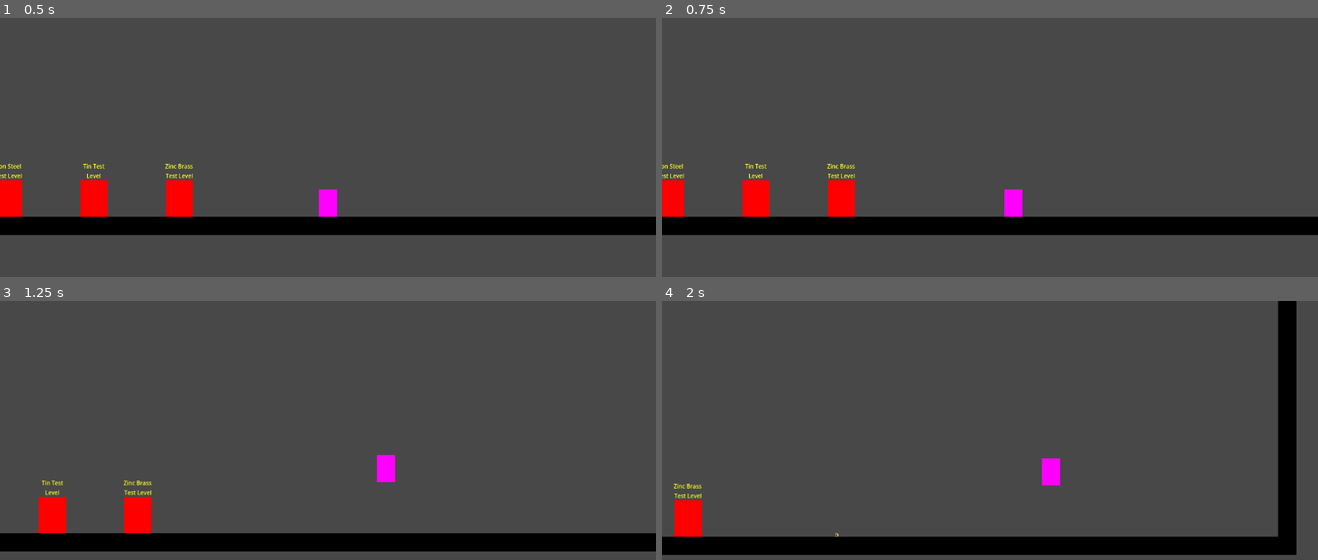
Above: before the commit, frames 1-4 (two rows, left to right).
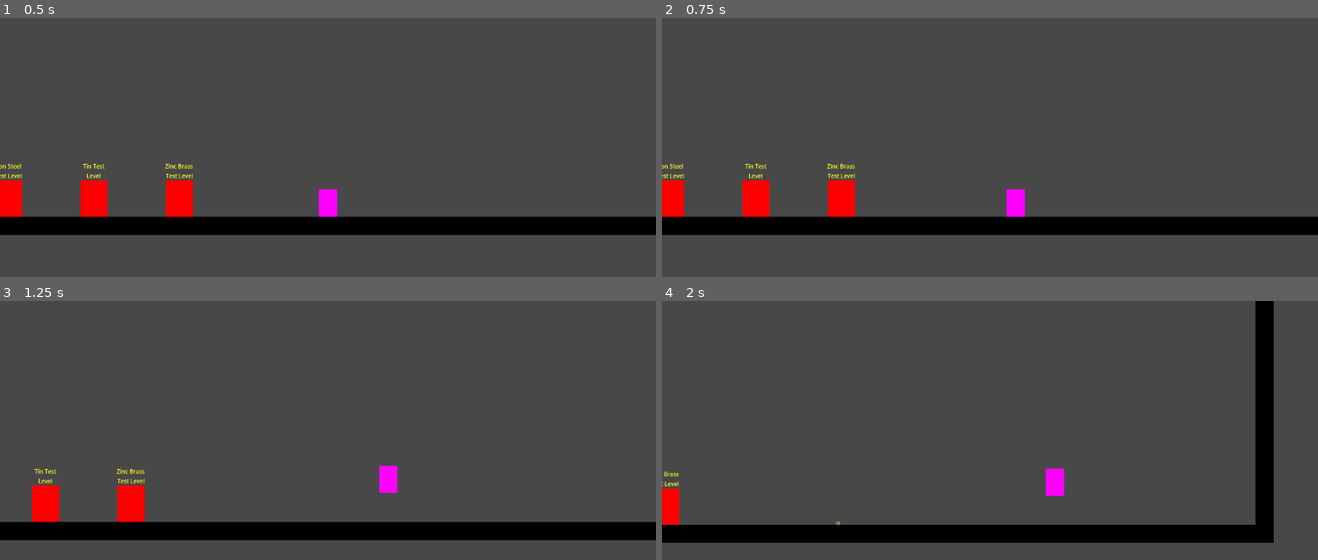
Above: after the commit, the same moments.

Repository: EdwardStanford7/MistbornGame
Game: Godot game, scene res://Levels/main.tscn
Same seed, same stepped clock (60 frames per second), same inputs: the game is played once before the commit and once after it.
Inputs (mouse positions are in pixels of both pictures, inside the frame that each line leads up to):
- Up to frame 1 (0.5 s): no input
- Up to frame 2 (0.75 s): tap Enter (enter_loading_zone) at 0.5 s; move the mouse to (1134, 183) at 0.52 s; hold D (right) from 0.53 s (still down); hold Shift (iron) from 0.53 s (still down)
- Up to frame 3 (1.25 s): keep holding D (right); keep holding Shift (iron); tap Space (jump) at 0.77, 1.07 s; tap Ctrl (steel) at 0.8 s
- Up to frame 4 (2 s): keep holding D (right); move the mouse to (858, 503) at 1.27 s; release Shift (iron) at 1.28 s; tap Ctrl (steel) at 1.35 s; tap Space (jump) at 1.52, 1.82 s; click (858, 503) at 1.55 s

Frame 1 is identical in both runs. In frame 2, less than 0.1% of the frame differs, in the area x 52-56%, y 66-77%; in frame 3, 10%; in frame 4, 15%, in the area x 0-97%, y 0-99%.

Commit message:
Honestly don't think anything improved

Diff:
--- a/Characters/player.tscn
+++ b/Characters/player.tscn
@@ -14,10 +14,10 @@
 collision_layer = 2
 slide_on_ceiling = false
 script = ExtResource("1_7nm3l")
-friction = 0.075
+friction = 0.85
 move_force = 2000
-jump_force = 20000
-pull_push_force = 150000
+jump_force = 17500
+pull_push_force = 100000
 mass = 30
 throw_force = 400
 health = 100
--- a/Scripts/coin.gd
+++ b/Scripts/coin.gd
@@ -1,66 +1,43 @@
 extends RigidBody2D
 
-var being_moved = false
-var move_updates = 0
-var previous_position = Vector2.ZERO
+var net_force : Vector2 = Vector2.ZERO
+var previous_linear_velocity : Vector2 = Vector2.ZERO
+var being_affected = false
 
 func _ready():
 	self.body_entered.connect(on_body_entered)
 
-func pull(player_position: Vector2, player_mass: float, pull_strength: float) -> Vector2:
-	var self_percentage = player_mass / (mass + player_mass)
-	var player_percentage = mass / (mass + player_mass)
+func _integrate_forces(state):
+	net_force = Vector2.ZERO
 
-	var distance_vector = position - player_position
-	var direction = distance_vector.normalized()
-	var distance_decay = distance_vector.length()
+	if state.get_contact_count() > 0:
+		var dv : Vector2 = state.linear_velocity - previous_linear_velocity
+		net_force = mass * dv #/ state.step
 
-	var self_force = self_percentage * pull_strength * -direction / distance_decay
+	previous_linear_velocity = state.linear_velocity
 
-	var used_force
-	if being_moved:
-		used_force = (position - previous_position) * mass
-		previous_position = position
-	else:
-		used_force = self_force
-		move_updates += 1
-		if move_updates > 5:
-			being_moved = true
+func pull(player_position: Vector2, pull_strength: float) -> Vector2:
+	var direction = player_position.direction_to(position)
+	var force = pull_strength * direction / (position - player_position).length()
 
-	var player_force = player_percentage * pull_strength * direction / distance_decay - (self_force - used_force)
+	if being_affected:
+		force += force.project(force - net_force)
+	being_affected = true
 
-	self.apply_force(self_force / 10)
-	return player_force
+	self.apply_force(-force)
+	return force
 
-func push(player_position: Vector2, player_mass: float, push_strength: float) -> Vector2:
-	var self_percentage = player_mass / (mass + player_mass)
-	var player_percentage = mass / (mass + player_mass)
+func push(player_position: Vector2, push_strength: float) -> Vector2:
+	var direction = position.direction_to(player_position)
+	var force = push_strength * direction / (position - player_position).length()
 
-	var distance_vector = position - player_position
-	var direction = distance_vector.normalized()
-	var distance_decay = distance_vector.length()
+	if being_affected:
+		force += force.project(force - net_force)
+	being_affected = true
 
-	var self_force = self_percentage * push_strength * direction / distance_decay
-
-	var used_force
-	if being_moved:
-		used_force = (position - previous_position) * mass
-		previous_position = position
-	else:
-		used_force = self_force
-		move_updates += 1
-		if move_updates > 5:
-			being_moved = true
-
-	var player_force = player_percentage * push_strength * -direction / distance_decay - (self_force - used_force)
-
-	self.apply_force(self_force / 10)
-	return player_force
+	self.apply_force(-force)
+	return force
 
 func on_body_entered(other):
 	if other.is_in_group("Player"):
 		self.queue_free()
-
-func allomancy_released():
-	being_moved = false
-	move_updates = 0
--- a/Scripts/metal_plate.gd
+++ b/Scripts/metal_plate.gd
@@ -2,8 +2,8 @@
 
 var mass: float = INF
 
-func pull(player_position: Vector2, _player_mass: float, pull_strength: float) -> Vector2:
+func pull(player_position: Vector2, pull_strength: float) -> Vector2:
 	return pull_strength * (position - player_position).normalized() / (position - player_position).length()
 
-func push(player_position: Vector2, _player_mass: float, push_strength: float) -> Vector2:
+func push(player_position: Vector2, push_strength: float) -> Vector2:
 	return push_strength * (player_position - position).normalized() / (position - player_position).length()
--- a/Scripts/player.gd
+++ b/Scripts/player.gd
@@ -1,8 +1,6 @@
 extends CharacterBody2D
 
 signal enter_loading_zone
-signal iron_released
-signal steel_released
 signal zinc_released
 signal brass_released
 
@@ -58,25 +56,10 @@
 func _physics_process(_delta):
 	force_per_frame = Vector2(0, 0)
 
-	if is_grounded():
-		has_jump = true
-		coyote_timer = coyote_time
-
-	if !(is_on_floor() || is_on_wall() || is_on_ceiling()) && coyote_timer > 0:
-		coyote_timer -= 1
-		if coyote_timer == 0:
-			has_jump = false
+	coyote_update()
 
 	if is_stunned:
-		stun_timer -= 1
-		handle_gravity()
-		handle_friction()
-		velocity += force_per_frame / mass # Might need to do something to limit horizontal velocity specifically
-		move_and_slide()
-
-		if stun_timer <= 0:
-			is_stunned = false
-
+		stun_update()
 		return
 
 	# Allomantic actions
@@ -100,10 +83,7 @@
 	handle_move_input()
 
 	# Finalize physics
-	handle_gravity()
-	handle_friction()
-	velocity += force_per_frame / mass # Might need to do something to limit horizontal velocity specifically
-	move_and_slide()
+	compute_physics()
 
 # Basic player functionality section
 func handle_loading_zone_input():
@@ -111,20 +91,13 @@
 		enter_loading_zone.emit()
 
 func handle_friction():
-	if is_on_floor() && force_per_frame.y > 0:
-		force_per_frame.x -= friction * force_per_frame.y * velocity.x / 10
-		return
-	if is_on_ceiling() && force_per_frame.y < 0:
-		force_per_frame.x -= friction * abs(force_per_frame.y) * velocity.x / 10
+	if is_on_floor() || is_on_ceiling():# && force_per_frame.y > 0:
+		velocity.x *= friction
 		return
 
 	if is_on_wall():
-		if force_per_frame.x < 0:
-			force_per_frame.y -= friction * abs(force_per_frame.x) * velocity.y / 10
-			return
-		if force_per_frame.x > 0:
-			force_per_frame.y -= friction * force_per_frame.x * velocity.y / 10
-			return
+		velocity.y *= friction
+		return
 
 func handle_gravity():
 	force_per_frame.y += gravity
@@ -149,11 +122,8 @@
 		var direction = (get_viewport().get_mouse_position() - self.get_global_transform_with_canvas().origin).normalized()
 		var coin = preload("res://Prefabs/coin.tscn").instantiate()
 
-		iron_released.connect(coin.allomancy_released)
-		steel_released.connect(coin.allomancy_released)
-
 		get_tree().root.get_child(0).add_child(coin)
-		coin.position = self.position + (direction * 34) # Math here to make spawning location work. Can't spawn inside floors or walls but need 360 degree for in air
+		coin.position = self.position + (direction * 35) # Math here to make spawning location work. Can't spawn inside floors or walls but need 360 degree for in air
 		coin.apply_force(direction * throw_force)
 
 # Allomancy section
@@ -162,9 +132,8 @@
 		return
 
 	if Input.is_action_pressed("iron"):
-		force_per_frame += selected_metal.pull(position, mass, pull_push_force)
+		force_per_frame += selected_metal.pull(position, pull_push_force)
 	if Input.is_action_just_released("iron"):
-		iron_released.emit()
 		selected_metal = null
 
 func handle_steel_input():
@@ -172,9 +141,8 @@
 		return
 
 	if Input.is_action_pressed("steel"):
-		force_per_frame += selected_metal.push(position, mass, pull_push_force)
+		force_per_frame += selected_metal.push(position, pull_push_force)
 	if Input.is_action_just_released("steel"):
-		steel_released.emit()
 		selected_metal = null
 
 func handle_tin_input():
@@ -205,6 +173,12 @@
 		brass_released.emit()
 
 # Helpers
+func compute_physics():
+	handle_gravity()
+	velocity += force_per_frame / mass
+	handle_friction()
+	move_and_slide()
+
 func get_target_from_group(group: String) -> Object:
 	var distance_away = INF
 	var selected_node = null
@@ -224,11 +198,24 @@
 	if !tin_active:
 		return
 
-	enter_loading_zone.emit() # This is soooooo bad but it might be the best way to do it
-	iron_released.emit()
-	steel_released.emit()
 	zinc_released.emit()
 	brass_released.emit()
 
 	is_stunned = true
 	stun_timer = stun_time
+
+func stun_update():
+	stun_timer -= 1
+	compute_physics()
+	if stun_timer <= 0:
+		is_stunned = false
+
+func coyote_update():
+	if is_grounded():
+		has_jump = true
+		coyote_timer = coyote_time
+
+	if !(is_on_floor() || is_on_wall() || is_on_ceiling()) && coyote_timer > 0:
+		coyote_timer -= 1
+		if coyote_timer == 0:
+			has_jump = false
--- a/project.godot
+++ b/project.godot
@@ -78,6 +78,13 @@
 ]
 }
 
+[layer_names]
+
+2d_physics/layer_1="Ground"
+2d_physics/layer_2="Player"
+2d_physics/layer_3="Enemy"
+2d_physics/layer_4="Coin"
+
 [rendering]
 
 renderer/rendering_method="mobile"
